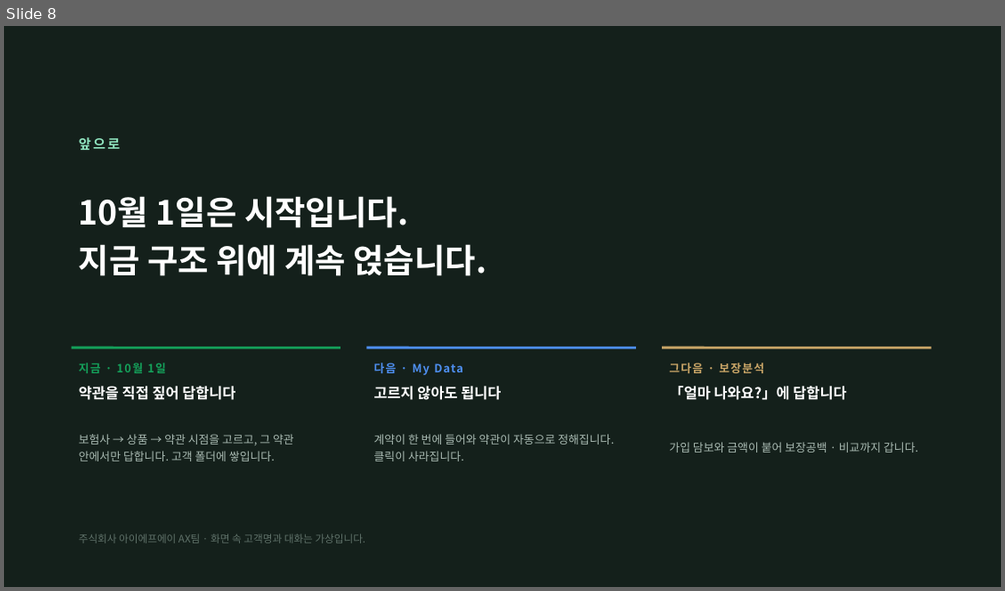
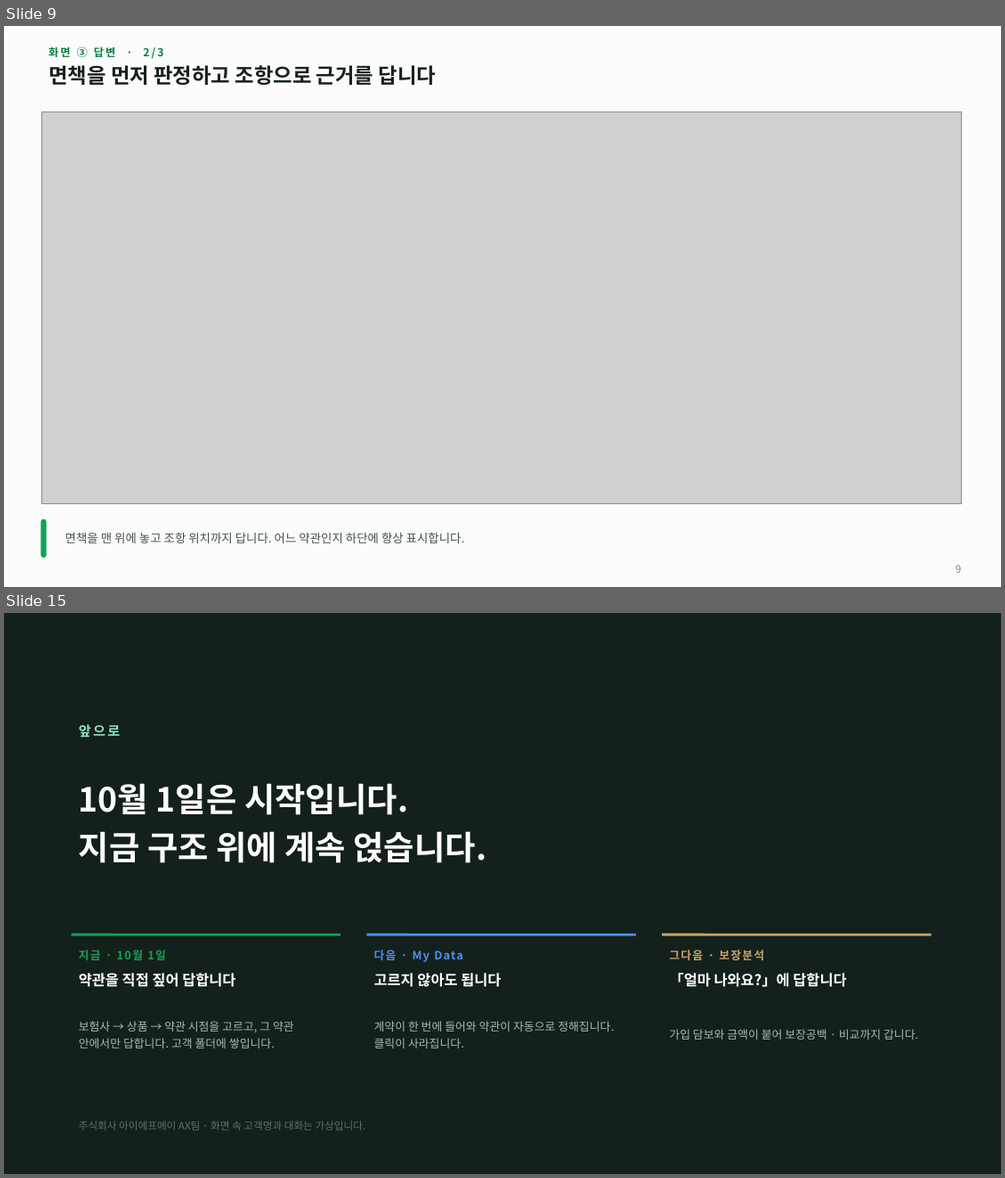
Before and after one commit to acathy870928-hash/chacha6377, a slide deck: docs/Insurance_AI_상담설계.pptx. Shown one above the other, each under a label of ours: slide 8 before the commit, slides 9 and 15 after it; the slides between them are not shown. The pictures are 1005x591 and 1005x1178 pixels, drawn with LibreOffice and Linux fonts; fonts in the diff are those of the drawing; grey boxes stand for pictures. Boxes give left, top, right and bottom in pixels: in the first picture for what was removed or moved away, otherwise in the second. Text is boxed around its words. In the diff, an @@ line names an element or a change of style, - is before the commit and + after.

```diff
--- a/docs/Insurance_AI_상담설계.pptx
+++ b/docs/Insurance_AI_상담설계.pptx
@@ slide 9 added at [4,26,1001,587], background #FBFCFB @@
@@ text added at [48,46,163,59], 10.5 pt, text #0B7C44, bold @@
+화면 ③ 답변 · 2/3
@@ text added at [48,65,436,85], 20 pt, text #16211C, bold @@
+면책을 먼저 판정하고 조항으로 근거를 답니다
@@ picture added at [41,112,961,503] @@
@@ rounded rectangle added at [41,520,46,557], fill #14A05A, outline #14A05A 1 pt @@
@@ text added at [65,532,465,543], 11.5 pt, text #44524B @@
+면책을 맨 위에 놓고 조항 위치까지 답니다. 어느 약관인지 하단에 항상 표시합니다.
@@ text added at [955,564,961,572], 10 pt, text #7A867F @@
+9
@@ what was slide 8 is now slide 15 @@
```
Also in this commit, not shown: 4 slides changed, 7 other slides added, 1 slide removed, 8 other files.
